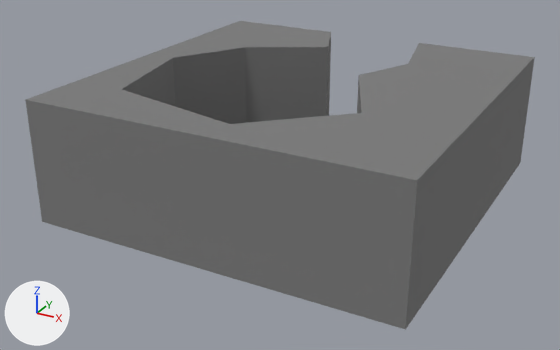
A saved change to the FBX model Assets/Art/Models/Tiles/MDL_DeadEnd_2.fbx.
Before and after are seen from a 50 mm camera at (13.7, -26.8, 13.9) aimed at (-0.5, -1.0, 1.0). Arrows for +X, +Y and +Z are at lower left; the lights stay in place. The picture after the commit comes second. Where no turn or scale is listed for an object, it has been applied to the vertices.

The first picture shows 'Floor', 'dead_end2_wall'.
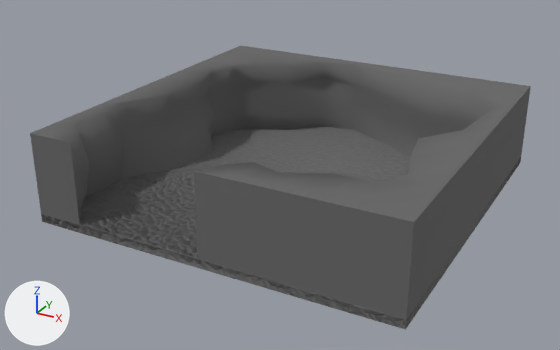
The newer file is also rescaled (x1.667) as a whole; pictures and numbers use the older file's frame.

The change, as a list of edits to the scene's bpy script:
```text
Add mat_wall:
    mat_wall = principled_material('Wall')
    mat_wall.base_color = (0.134, 0.134, 0.134)  # dark grey #666666
    mat_wall.roughness = 1.0
Add me_cube_032:
    me_cube_032.from_pydata(...)  # 240 vertices, 238 faces; spans x -7.5..7.5, y -7.5..7.5, z 0.37..3.69
    me_cube_032.materials.append(mat_wall)  # dark grey #666666
Remove ob_dead_end2_wall:
    ob_dead_end2_wall = bpy.data.objects.new('dead_end2_wall', me_cube_020)
    ob_dead_end2_wall.location = (-0.07, 0.0, 0.0)
Add ob_dead_end_2_wall:
    ob_dead_end_2_wall = bpy.data.objects.new('Dead End 2_Wall', me_cube_032)
    ob_dead_end_2_wall.location = (0.0, 0.0, 0.0)
```

Pixel boxes (x1, y1, x2, y2) of what changed, in the pictures (560 x 350 px):
'dead_end2_wall', deleted
    before: (25, 21, 535, 321)
'Dead End 2_Wall', added
    after: (30, 46, 531, 319)
'Floor', unchanged, uncovered by the edit
    before: (41, 158, 521, 330)
    after: (41, 126, 521, 330)
